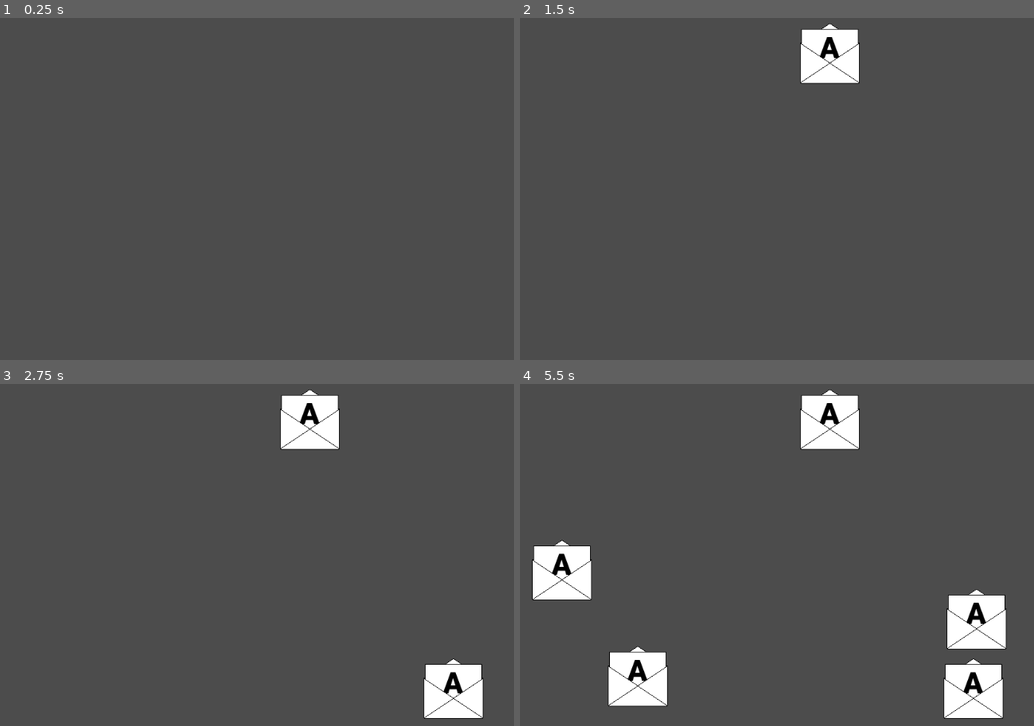
Above: before the commit, frames 1-4 (two rows, left to right).
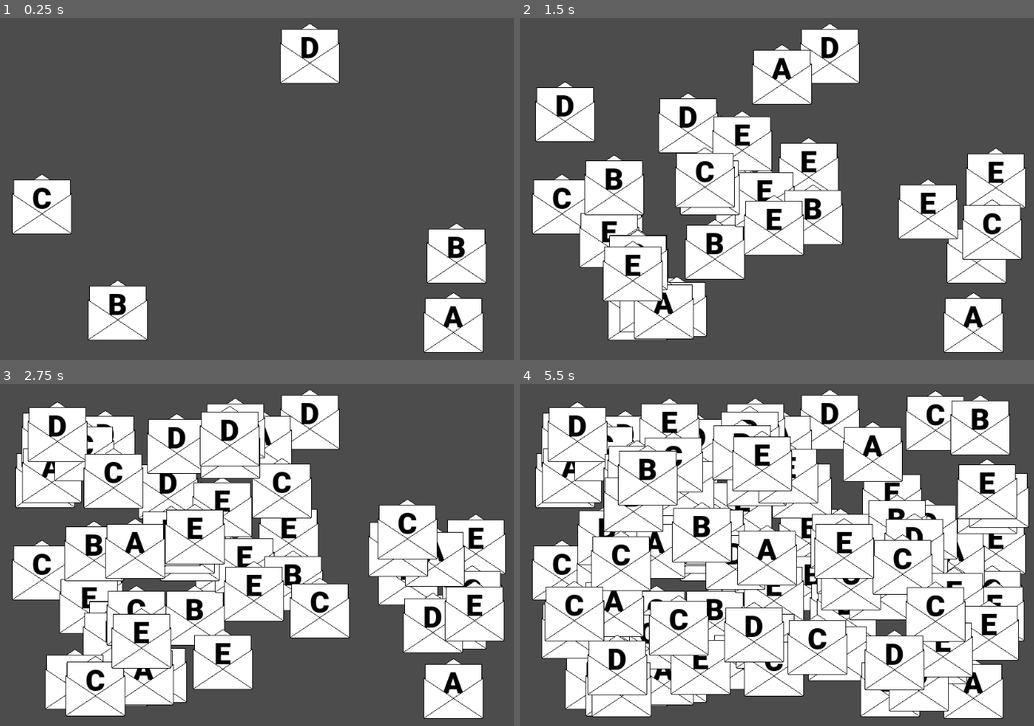
Above: after the commit, the same moments.

Repository: xphere/spamail-openjam-2018
Game: Godot game, scene res://actors/level/Level.tscn
Two runs of this game, one before a commit and one after it. Both use one fixed random seed, a clock stepped at 60 frames per second and the inputs below. The project has no main scene, so this scene is started directly.
Inputs:
- Up to frame 1 (0.25 s): no input
- Up to frame 2 (1.5 s): no input
- Up to frame 3 (2.75 s): no input
- Up to frame 4 (5.5 s): no input

The runs differ from the first frame. In frame 1, 9.2% of the frame differs, in the area x 2-95%, y 1-98%; in frame 2, 34%; in frame 3, 50%; in frame 4, 68%, in the area x 2-100%, y 1-98%.

Commit message:
add random char to envelope label

Diff:
--- a/actors/envelope/Envelope.gd
+++ b/actors/envelope/Envelope.gd
@@ -1,3 +1,6 @@
 extends Node2D
 
 class_name Envelope
+
+func set_label(label : String) -> void:
+	$Letter/Label.text = label
--- a/actors/level/Factory.gd
+++ b/actors/level/Factory.gd
@@ -1,9 +1,10 @@
 extends Node
 
 export var envelopeScene : PackedScene
-
+var available_characters : String = "ABCDE"
 
 func create_random_envelope() -> Envelope:
 	var envelope = envelopeScene.instance()
-
+	var chosen_character = randi() % available_characters.length()
+	envelope.set_label(available_characters[chosen_character])
 	return envelope
--- a/actors/level/Level.tscn
+++ b/actors/level/Level.tscn
@@ -33,7 +33,7 @@
 
 [node name="Timer" type="Timer" parent="."]
 process_mode = 1
-wait_time = 1.0
+wait_time = 0.05
 one_shot = false
 autostart = false
 
--- a/project.godot
+++ b/project.godot
@@ -22,7 +22,3 @@
 
 config/name="OpenJam 2018"
 config/icon="res://icon.png"
-
-[rendering]
-
-environment/default_environment="res://default_env.tres"
Not shown, changed: .gitignore
